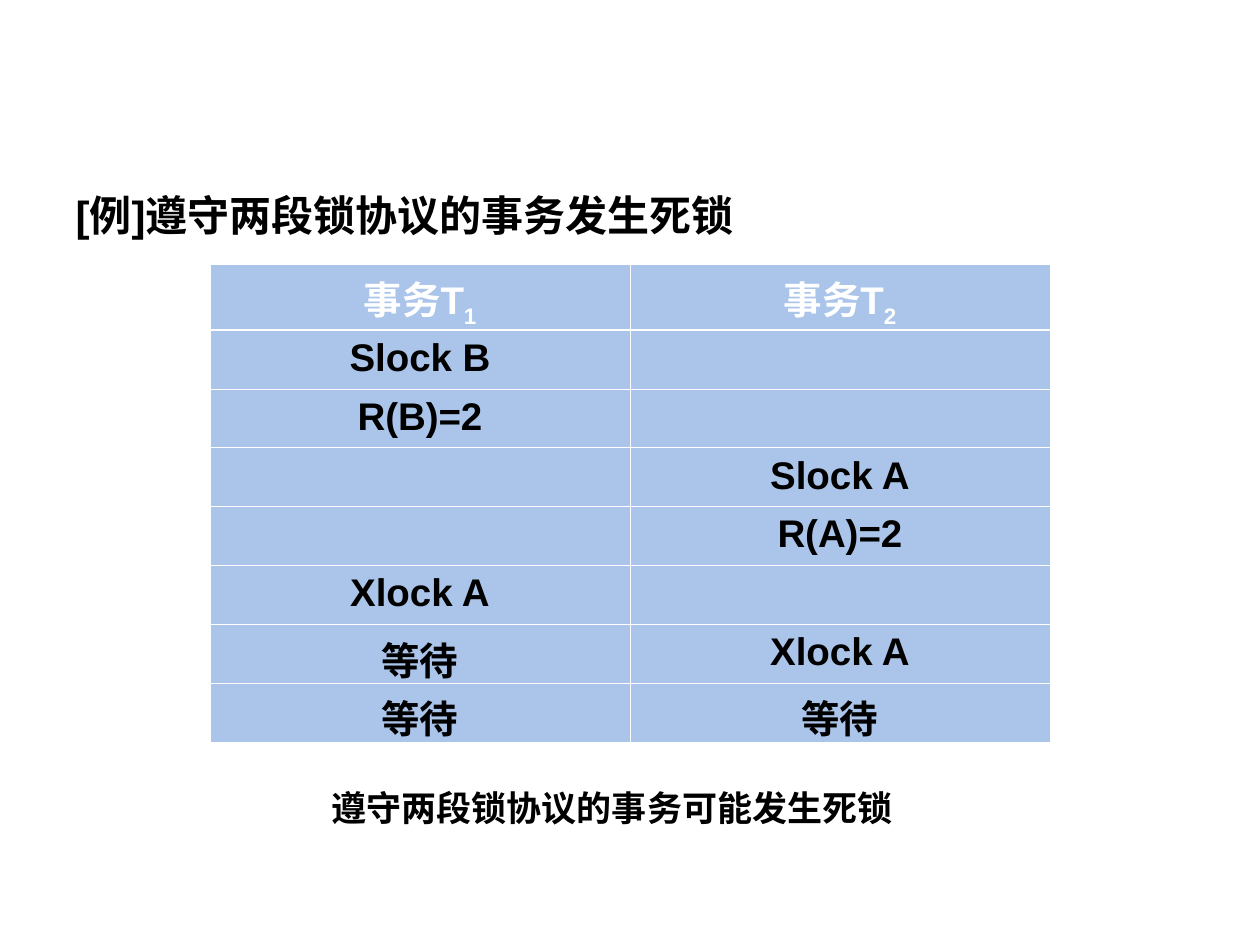
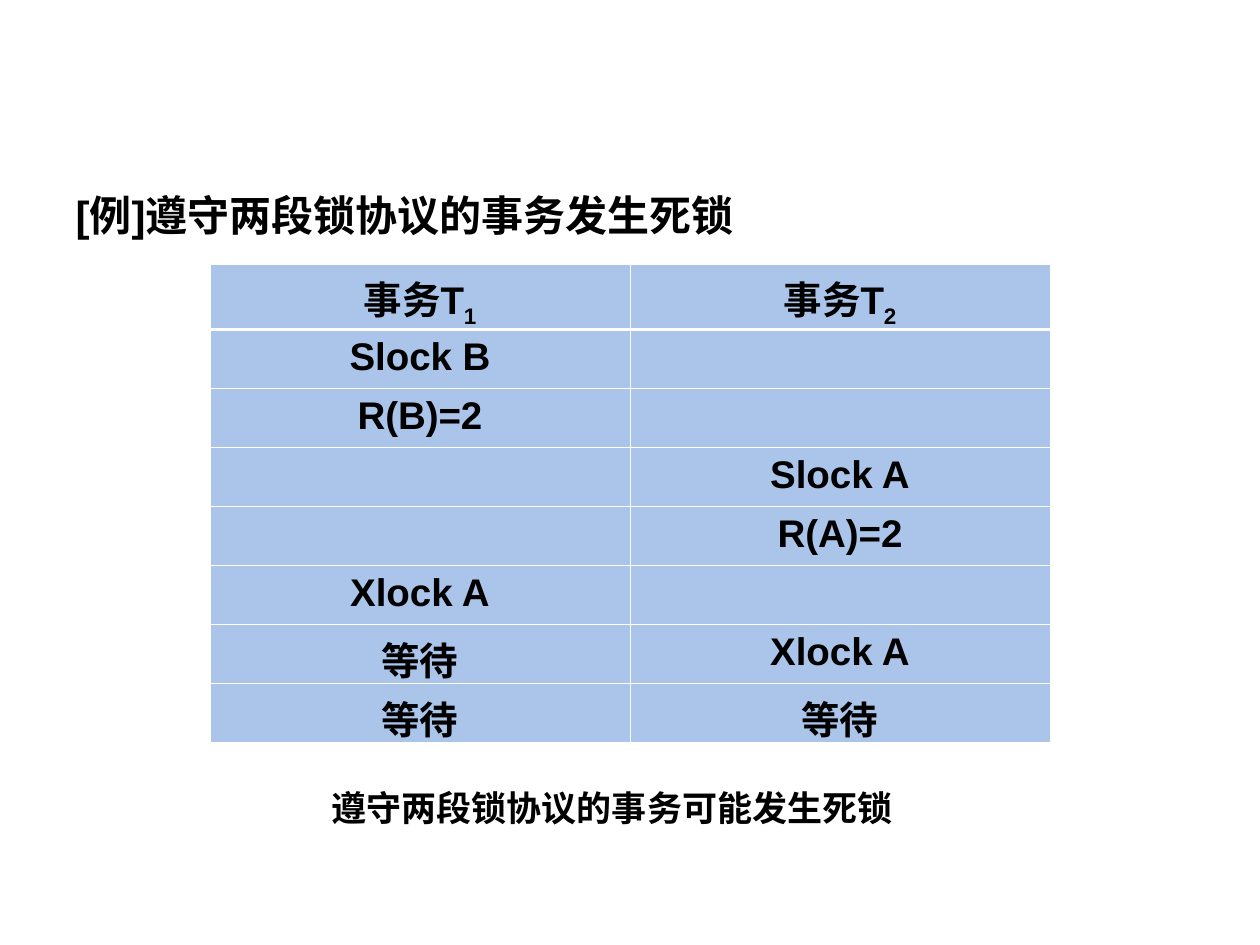
Before and after one commit to HBU/DataBase, a slide deck: slide 74 of PPT/DB第11章.ppt. Drawn at 1260x945 pixels with LibreOffice and Linux fonts; fonts in the diff are those of the drawing; background and template pictures are left out. Boxes give left, top, right and bottom in pixels: in the first picture for what was removed or moved away, otherwise in the second. Text is boxed around its words. In the diff, an @@ line names an element or a change of style, - is before the commit and + after.

```diff
--- a/PPT/DB第11章.ppt
+++ b/PPT/DB第11章.ppt
@@ table at (x1=210, y1=265, x2=1050, y2=749) @@
@@ text colour #FFFFFF to #000000 in "事务T1", "事务T2" @@
```
Also in this commit, not shown: 22 other slides changed.
